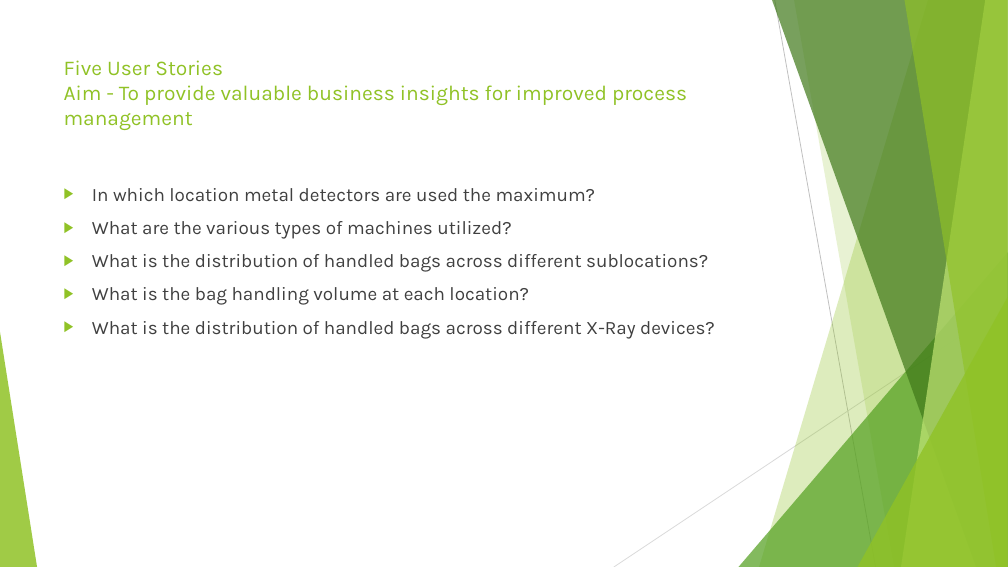
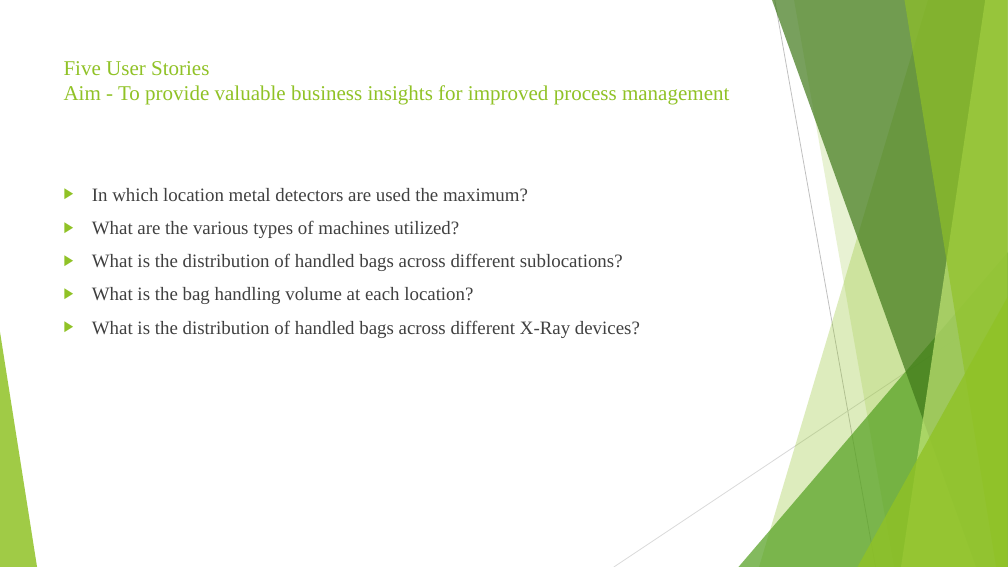
Before and after one commit to Amruthhs/EDA-ASU-Data, a slide deck: slide 5 of DAA Project.pptx. Drawn at 1008x567 pixels with LibreOffice and Linux fonts; fonts in the diff are those of the drawing. Boxes give left, top, right and bottom in pixels: in the first picture for what was removed or moved away, otherwise in the second. Text is boxed around its words. In the diff, an @@ line names an element or a change of style, - is before the commit and + after.

```diff
--- a/DAA Project.pptx
+++ b/DAA Project.pptx
@@ title "Five User Stories Aim - ..." at box(64, 61, 729, 105): font Karla to Times New Roman @@
@@ text "In which location metal detectors ..." at box(92, 188, 640, 338): font Karla to Times New Roman @@
```
Also in this commit, not shown: 5 other slides changed, 1 slide added.
